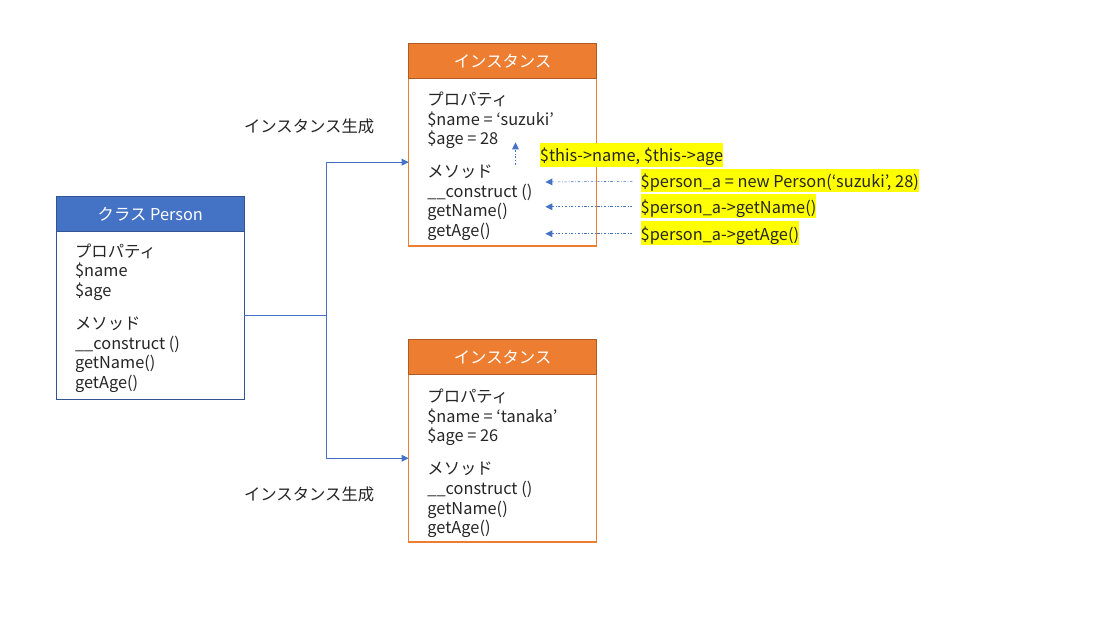
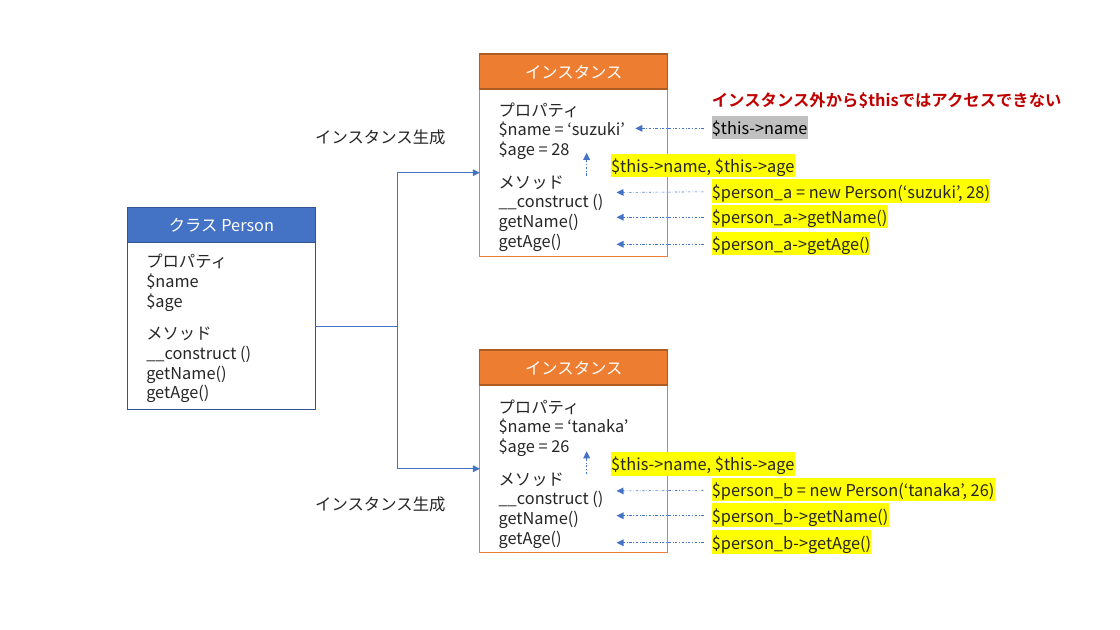
Before and after one commit to hyada/object-oriented-programming, a slide deck: slide 2 of figure.pptx. Drawn at 1120x630 pixels with LibreOffice and Linux fonts; fonts in the diff are those of the drawing. Boxes give left, top, right and bottom in pixels: in the first picture for what was removed or moved away, otherwise in the second. Text is boxed around its words. In the diff, an @@ line names an element or a change of style, - is before the commit and + after.

```diff
--- a/figure.pptx
+++ b/figure.pptx
@@ text added at box(712, 92, 1062, 108), 14 pt, text #C00000, bold @@
+インスタンス外から$thisではアクセスできない
@@ arrow added from (704, 129) to (635, 129), #4472C4 0.5 pt dashed @@
@@ text added at box(712, 120, 808, 140), 14 pt, text #000000 @@
+$this->name
@@ 12 texts, 6 rectangles, 4 arrows, 2 elbow arrows: place and size @@
-12 texts, 6 rectangles, 4 arrows, 2 elbow arrows at box(56, 44, 919, 542)
+12 texts, 6 rectangles, 4 arrows, 2 elbow arrows at box(128, 54, 990, 552)
@@ arrow added from (586, 474) to (586, 451), #4472C4 0.5 pt dashed @@
@@ text added at box(611, 456, 795, 474), 14 pt, text #262626 @@
+$this->name, $this->age
@@ arrow added from (704, 491) to (617, 491), #4472C4 0.5 pt dashed @@
@@ text added at box(712, 508, 889, 526), 14 pt, text #262626 @@
+$person_b->getName()
@@ text added at box(712, 482, 995, 502), 14 pt, text #262626 @@
+$person_b = new Person(‘tanaka’, 26)
@@ arrow added from (704, 516) to (617, 516), #4472C4 0.5 pt dashed @@
@@ text added at box(712, 535, 871, 553), 14 pt, text #262626 @@
+$person_b->getAge()
@@ arrow added from (704, 543) to (617, 543), #4472C4 0.5 pt dashed @@
```
Also in this commit, not shown: 2 other slides changed, 3 other files.
